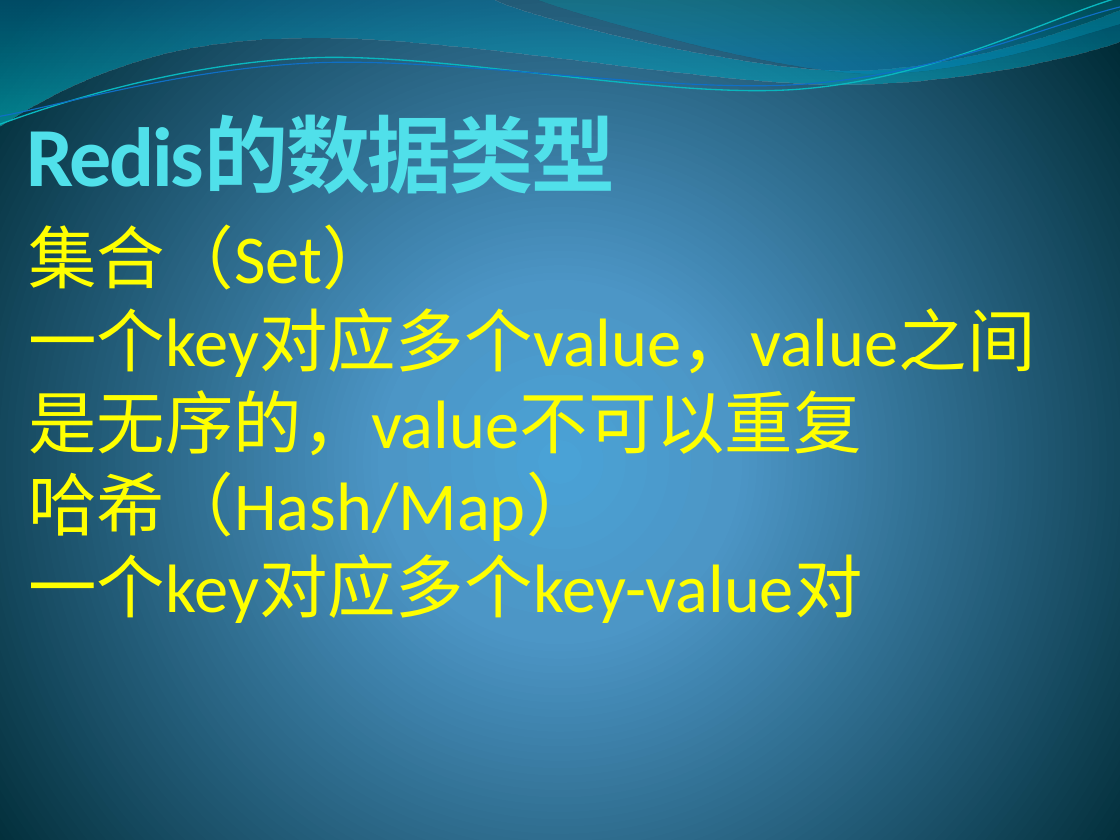
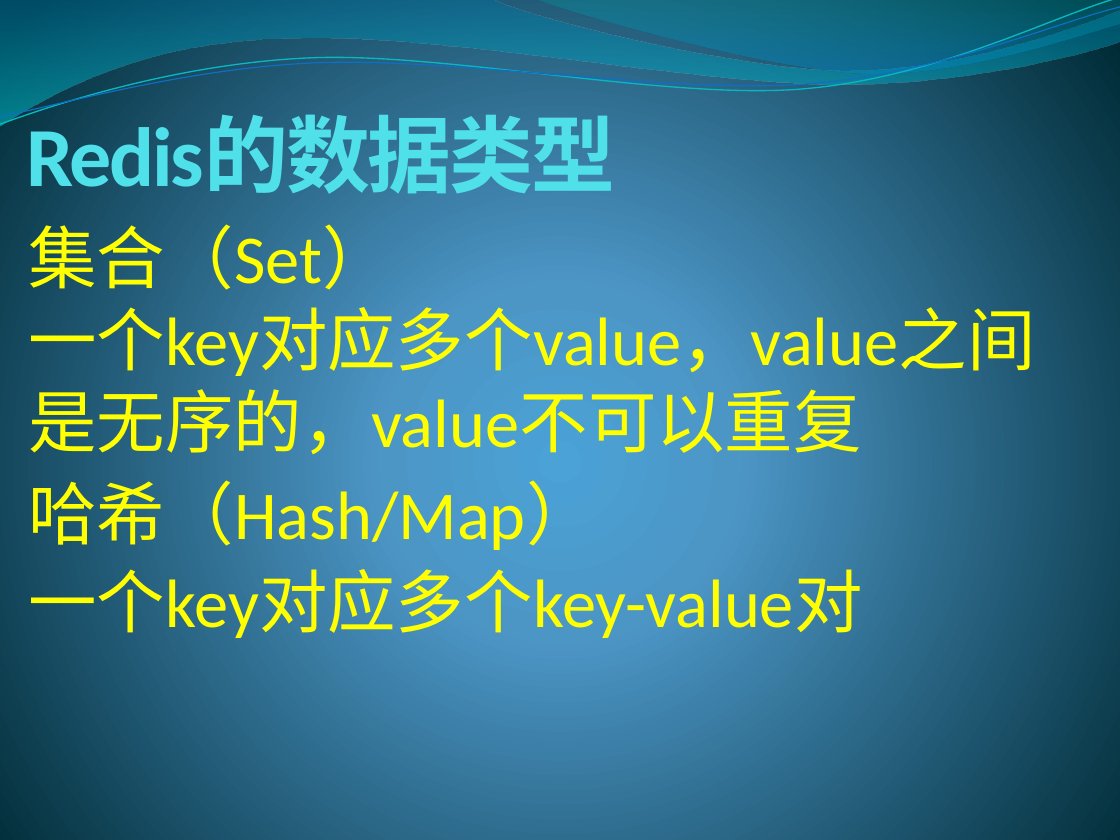
Before and after one commit to lixinjie1985/redis, a slide deck: slide 17 of docs/redis-01.pptx (slide 15 before the commit). Drawn at 1120x840 pixels with LibreOffice and Linux fonts; fonts in the diff are those of the drawing. Boxes give left, top, right and bottom in pixels: in the first picture for what was removed or moved away, otherwise in the second. Text is boxed around its words. In the diff, an @@ line names an element or a change of style, - is before the commit and + after.

```diff
--- a/docs/redis-01.pptx
+++ b/docs/redis-01.pptx
@@ text at (28, 296, 1035, 629): paragraphs removed @@
-一个key对应多个value，value之间是无序的，value不可以重复
-哈希（Hash/Map）
-一个key对应多个key-value对
@@ text added at (28, 469, 594, 556), 44 pt, text #FFFF00 @@
+哈希（Hash/Map）
@@ text added at (28, 557, 862, 644), 44 pt, text #FFFF00 @@
+一个key对应多个key-value对
```
Also in this commit, not shown: 22 other slides changed, 15 slides added.
